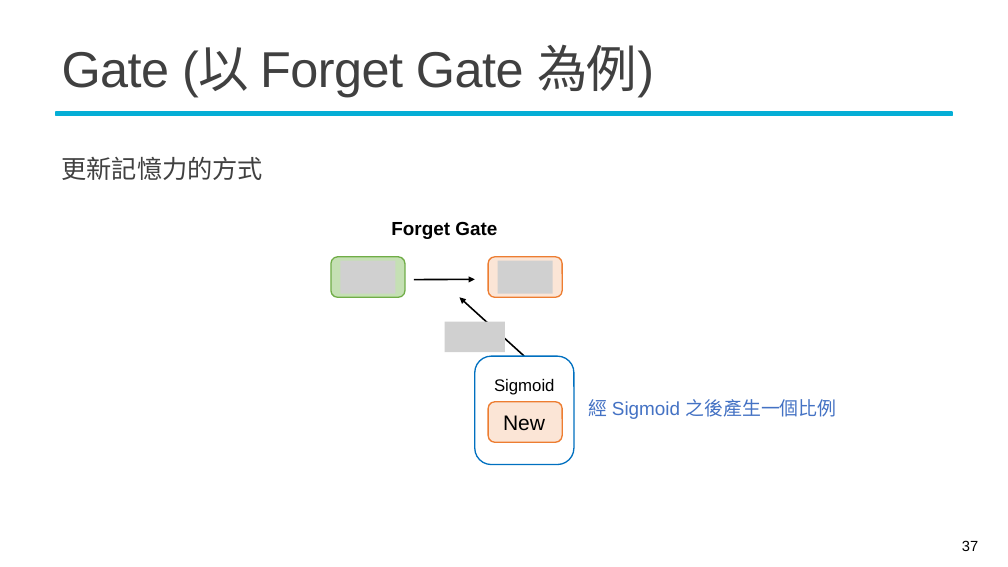
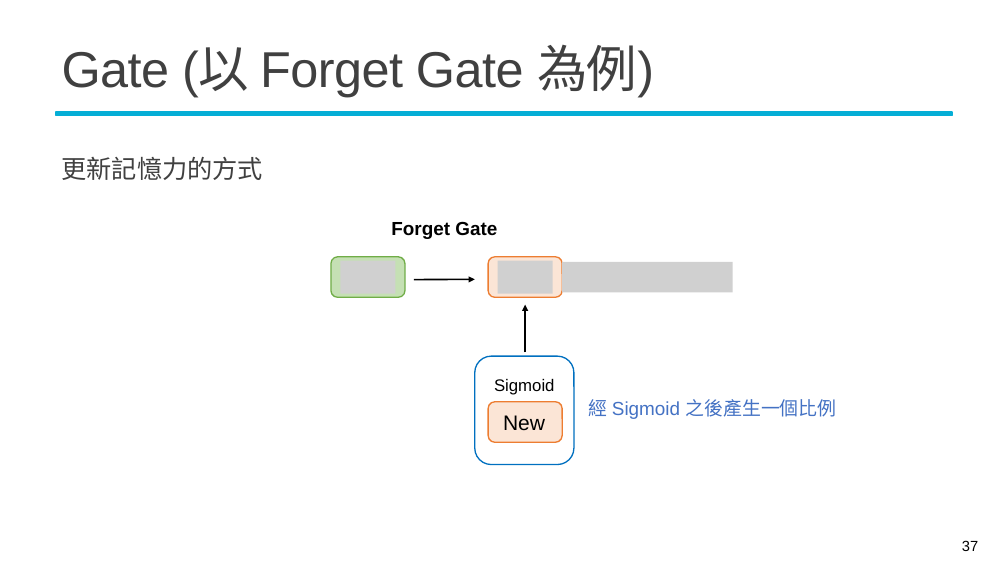
Before and after one commit to mcps5601/CGUDL_2025_fall, a slide deck: slide 37 of slides/rnn_1022.pptx. Drawn at 1008x567 pixels with LibreOffice and Linux fonts; fonts in the diff are those of the drawing; grey boxes stand for pictures; background and template pictures are left out. Boxes give left, top, right and bottom in pixels: in the first picture for what was removed or moved away, otherwise in the second. Text is boxed around its words. In the diff, an @@ line names an element or a change of style, - is before the commit and + after.

```diff
--- a/slides/rnn_1022.pptx
+++ b/slides/rnn_1022.pptx
@@ picture added at (563,262,734,292) @@
@@ picture removed at (445,322,505,352) @@
@@ arrow moved from (524, 356) - (460, 297) to (526, 352) - (526, 305) @@
```
Also in this commit, not shown: 2 other slides changed, 1 other file.
